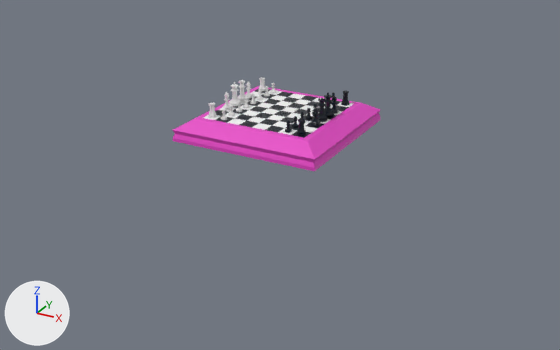
Before and after pictures for a commit that changed the Blender file 5_Low Poly Chess/Chess Scene.blend.
Camera for both pictures: a camera (50 mm lens) standing at (1.018, -1.854, 0.725) and looking at (0.027, -0.051, -0.176). The lights are fixed; the arrows at lower left show +X, +Y and +Z.

In view in the first picture: 'Bishop.002', 'Board', 'King', 'Queen.001'.
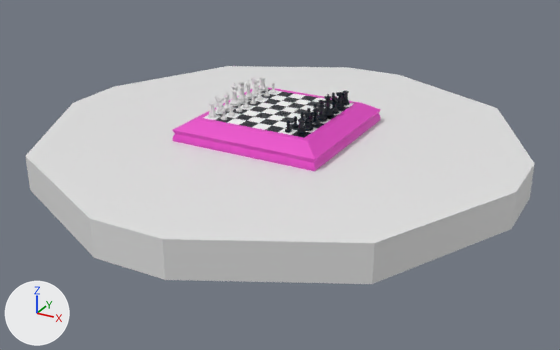
Pixel boxes (x1, y1, x2, y2) of what changed, in the pictures (560 x 350 px):
'Cube', added
    after: (25, 66, 535, 284)
'Bishop.002', reshaped, moved
    before: (311, 107, 320, 126)
    after: (245, 81, 252, 99)
'Queen.001', rescaled (8% shorter)
    before: (317, 98, 327, 122)
    after: (317, 100, 327, 122)
'King', rescaled (7% narrower, 8% shorter)
    before: (229, 82, 242, 107)
    after: (229, 83, 241, 106)
'Black Knight 2', added
    after: (304, 112, 314, 131)
'Black Knight', added
    after: (336, 92, 345, 110)
'White Knight 2', added
    after: (214, 96, 224, 115)
'White Knight ', added
    after: (251, 78, 259, 95)

Edits to the bpy script that builds the scene:
```text
Add mat_masa_deseni:
    mat_masa_deseni = principled_material('Masa Deseni')
    mat_masa_deseni.base_color = (0.8, 0.8, 0.8)  # white #e7e7e7
    mat_masa_deseni.roughness = 0.485
Add me_bishop_006:
    me_bishop_006 = me_bishop_001.copy(); me_bishop_006.name = 'Bishop.006'  # the mesh of ob_bishop_001
Add me_cube:
    me_cube.from_pydata(...)  # 56 vertices, 46 faces; spans x -1.4..1.4, y -1.4..1.4, z -1.0..1.0
    me_cube.materials.append(mat_masa_deseni)  # its picture is missing
Add me_cylinder_001:
    me_cylinder_001.from_pydata(...)  # 250 vertices, 248 faces; spans x -0.0151..0.0151, y -0.0151..0.0151, z 0.0..0.0504
Add me_cylinder_003:
    me_cylinder_003.from_pydata(...)  # 250 vertices, 248 faces; spans x -0.0151..0.0151, y -0.0151..0.0151, z 0.0..0.0504
    me_cylinder_003.materials.append(mat_siyah)  # black #000c1b
Add me_cylinder_002:
    me_cylinder_002.from_pydata(...)  # 250 vertices, 248 faces; spans x -0.0151..0.0151, y -0.0151..0.0151, z 0.0..0.0504
    me_cylinder_002.materials.append(mat_siyah)  # black #000c1b
Change ob_king:
    ob_king.scale: (0.9, 0.898, 0.697) -> (0.833, 0.831, 0.662)
Change ob_queen_001:
    ob_queen_001.scale: (0.87, 0.87, 0.804) -> (0.82, 0.82, 0.742)
Change ob_bishop_002:
    ob_bishop_002: bpy.data.objects.new('Bishop.002', me_bishop_002) -> bpy.data.objects.new('Bishop.002', me_bishop_006)
    ob_bishop_002.location: (0.213, -0.0901, 0.0423) -> (-0.211, 0.0875, 0.0423)
Add ob_cube:
    ob_cube = bpy.data.objects.new('Cube', me_cube)
    ob_cube.location = (0.0, 0.0, -0.11)
    ob_cube.scale = (0.5, 0.5, 0.05)
Add ob_white_knight_2:
    ob_white_knight_2 = bpy.data.objects.new('White Knight 2', me_cylinder_001)
    ob_white_knight_2.location = (-0.14, -0.1, 0.0)
    ob_white_knight_2.rotation_euler = (0.0, 0.0, -1.571)  # degrees (0, 0, -90)
Add ob_white_knight:
    ob_white_knight = bpy.data.objects.new('White Knight ', me_cylinder_001.copy())
    ob_white_knight.location = (-0.14, 0.1, 0.0)
    ob_white_knight.rotation_euler = (0.0, 0.0, -1.571)  # degrees (0, 0, -90)
Add ob_black_knight_2:
    ob_black_knight_2 = bpy.data.objects.new('Black Knight 2', me_cylinder_003)
    ob_black_knight_2.location = (0.14, -0.1, 0.0)
    ob_black_knight_2.rotation_euler = (0.0, 0.0, -4.712)  # degrees (0, 0, -270)
Add ob_black_knight:
    ob_black_knight = bpy.data.objects.new('Black Knight', me_cylinder_002)
    ob_black_knight.location = (0.14, 0.1, 0.0)
    ob_black_knight.rotation_euler = (0.0, 0.0, -4.712)  # degrees (0, 0, -270)
```
